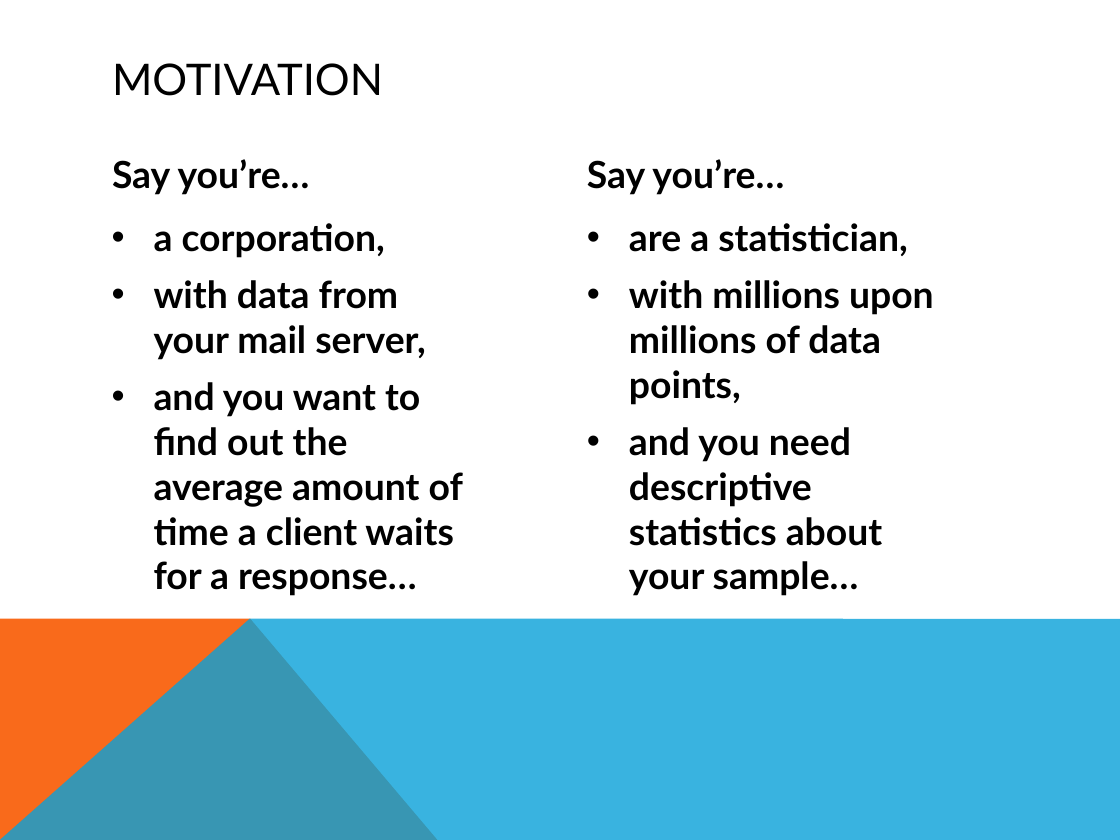
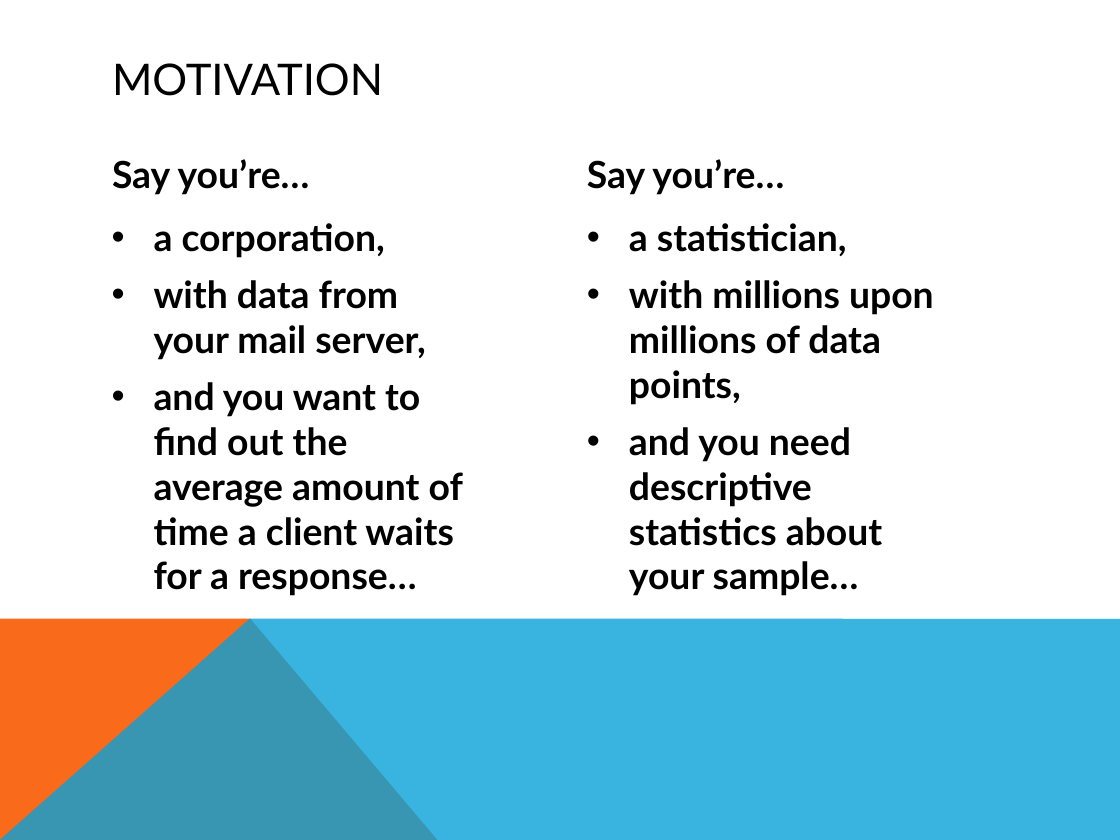
Before and after one commit to smessing/Hog, a slide deck: slide 4 of demo/demo.pptx. Drawn at 1120x840 pixels with LibreOffice and Linux fonts; fonts in the diff are those of the drawing. Boxes give left, top, right and bottom in pixels: in the first picture for what was removed or moved away, otherwise in the second. Text is boxed around its words. In the diff, an @@ line names an element or a change of style, - is before the commit and + after.

Commit message:
fixing typos

```diff
--- a/demo/demo.pptx
+++ b/demo/demo.pptx
@@ text at [629,223,847,256]: text changed @@
-• are a statistician,
+• a statistician,
```
Also in this commit, not shown: 1 other slide changed.
